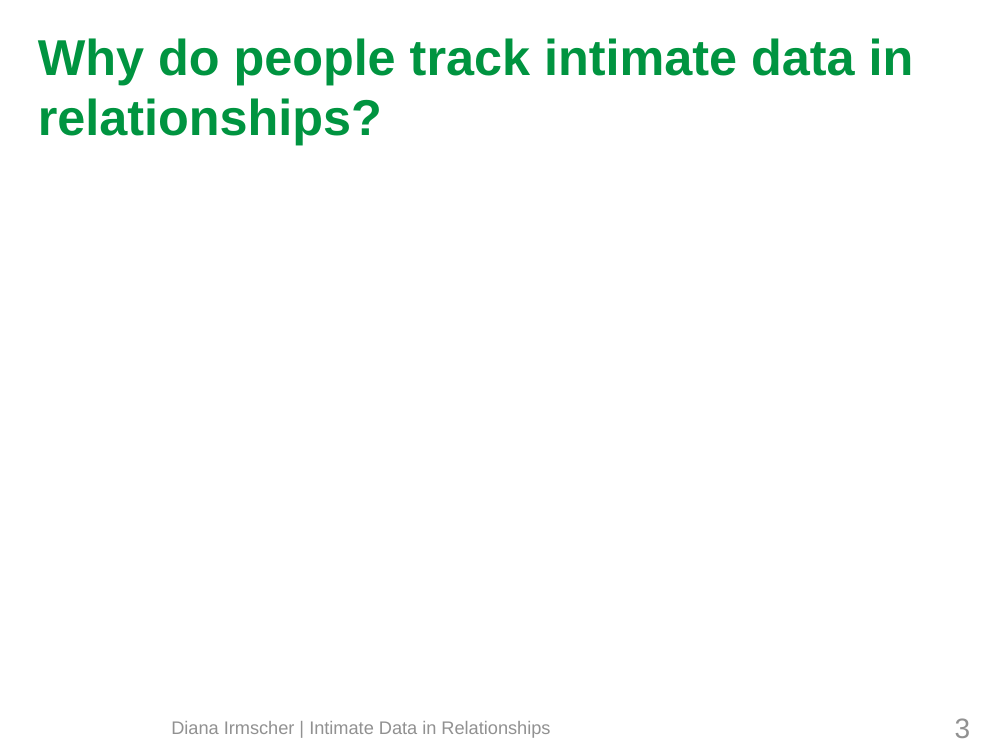
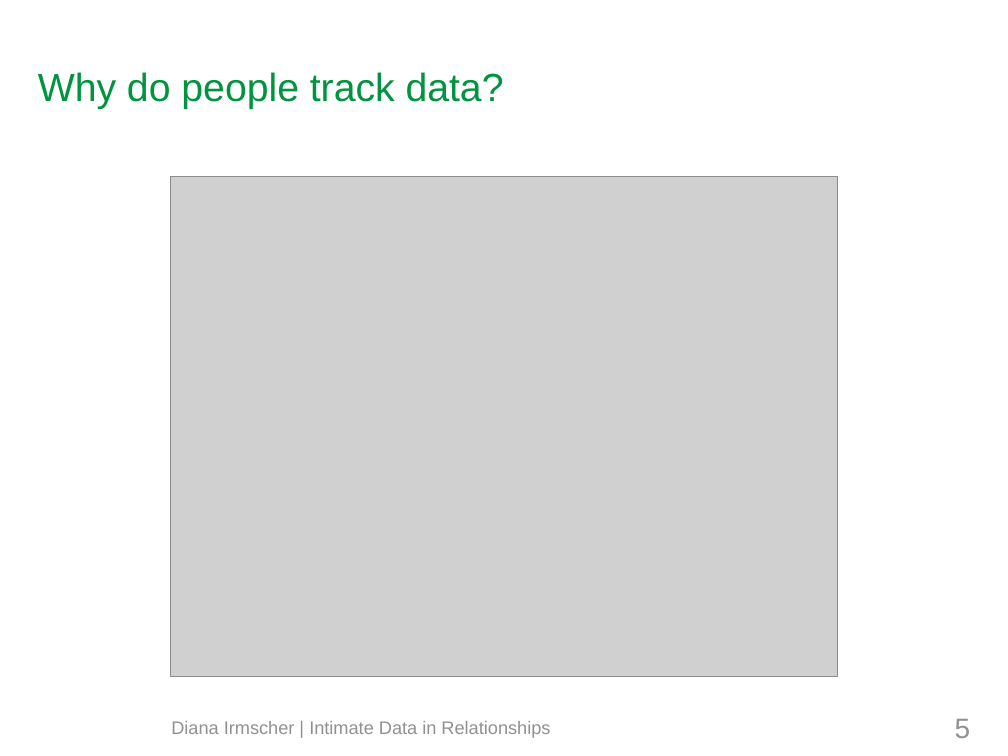
Before and after one commit to mieztatz/advanced_seminar_media_informatics, a slide deck: slide 5 of slides/final_presentation_irmscher.odp (slide 3 before the commit). Drawn at 1008x756 pixels with LibreOffice and Linux fonts; fonts in the diff are those of the drawing; grey boxes stand for pictures; background and template pictures are left out. Boxes give left, top, right and bottom in pixels: in the first picture for what was removed or moved away, otherwise in the second. Text is boxed around its words. In the diff, an @@ line names an element or a change of style, - is before the commit and + after.

```diff
--- a/slides/final_presentation_irmscher.odp
+++ b/slides/final_presentation_irmscher.odp
@@ title at (38,72,504,109): text changed; size 36 to 28 pt; bold off @@
-Why do people track intimate data in relationships?
+Why do people track data?
@@ picture added at (170,176,837,676) @@
@@ page number at (955,719,971,738): text changed @@
-3
+5
```
Also in this commit, not shown: 2 other slides changed, 13 slides added, 10 other files.
